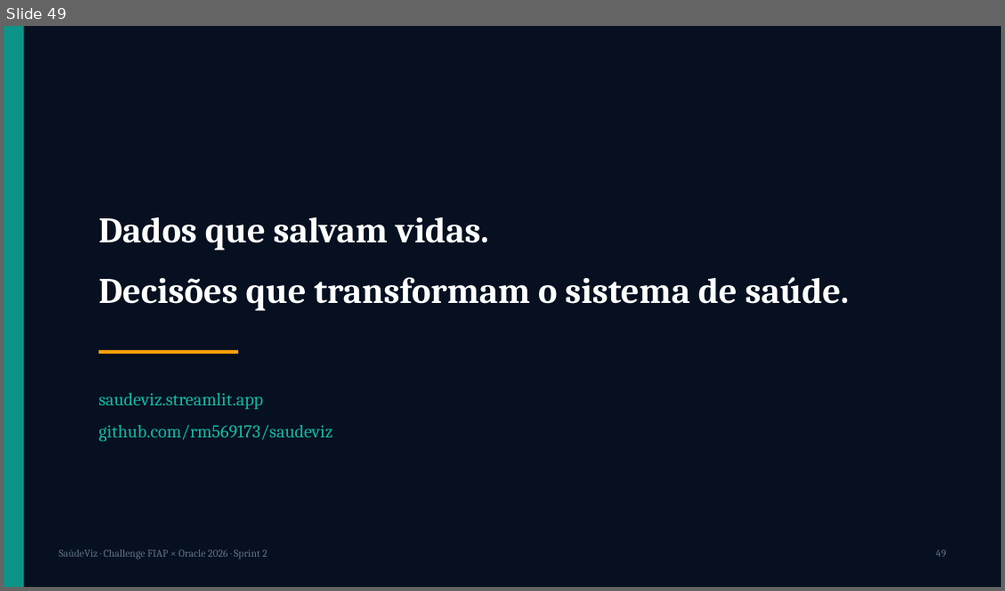
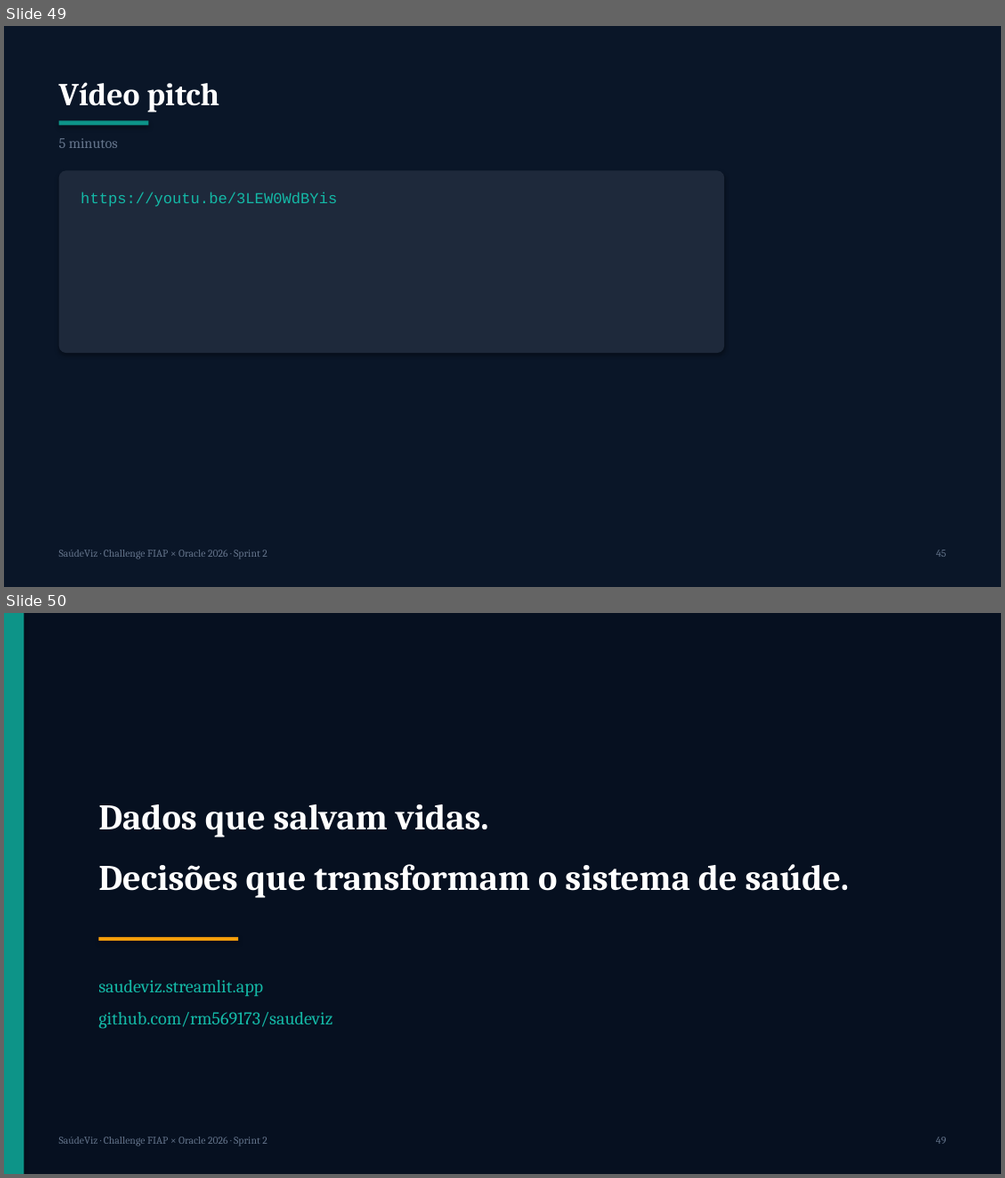
Before and after one commit to rm569173/saudeviz, a slide deck: EC_Sprint_2_1TSCO_EvidenciasConstrucao_SaudeViz_Lucas_Colen.pptx. Shown one above the other, each under a label of ours: slide 49 before the commit, slides 49 and 50 after it. The pictures are 1005x591 and 1005x1178 pixels, drawn with LibreOffice and Linux fonts; fonts in the diff are those of the drawing. Boxes give left, top, right and bottom in pixels: in the first picture for what was removed or moved away, otherwise in the second. Text is boxed around its words. In the diff, an @@ line names an element or a change of style, - is before the commit and + after.

```diff
--- a/EC_Sprint_2_1TSCO_EvidenciasConstrucao_SaudeViz_Lucas_Colen.pptx
+++ b/EC_Sprint_2_1TSCO_EvidenciasConstrucao_SaudeViz_Lucas_Colen.pptx
@@ slide 49 added at bbox=[4, 26, 1001, 587], background #0A1628 @@
@@ text added at bbox=[59, 82, 220, 112], 23 pt, text #FFFFFF, bold @@
+Vídeo pitch
@@ rectangle added at bbox=[59, 120, 148, 125], fill #0D9488 @@
@@ text added at bbox=[59, 138, 118, 148], 10.5 pt, text #64748B @@
+5 minutos
@@ rounded rectangle added at bbox=[59, 170, 724, 353], fill #1E293B @@
@@ text added at bbox=[81, 192, 337, 207], 11 pt, text #14B8A6 @@
+https://youtu.be/3LEW0WdBYis
@@ text added at bbox=[59, 549, 267, 559], 7.5 pt, text #64748B @@
+SaúdeViz · Challenge FIAP × Oracle 2026 · Sprint 2
@@ text added at bbox=[936, 549, 946, 556], 7.5 pt, text #64748B @@
+45
@@ what was slide 49 is now slide 50 @@
```
Also in this commit, not shown: 9 slides changed, 5 other files.
